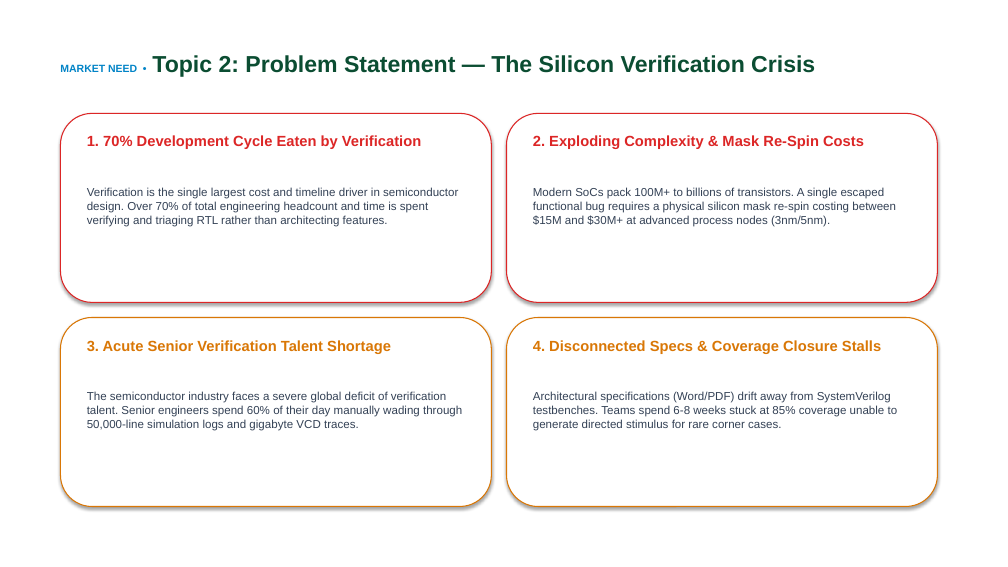
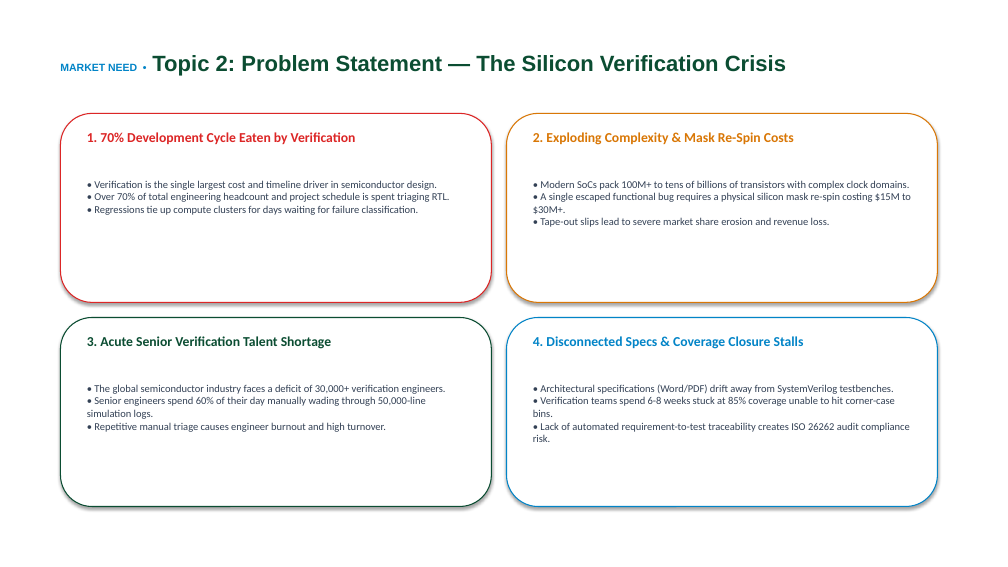
Before and after one commit to KITTUV03/VeriSight, a slide deck: slide 4 of VeriSight_Investor_Presentation.pptx. Drawn at 1008x567 pixels with LibreOffice and Linux fonts; fonts in the diff are those of the drawing; background and template pictures are left out. Boxes give left, top, right and bottom in pixels: in the first picture for what was removed or moved away, otherwise in the second. Text is boxed around its words. In the diff, an @@ line names an element or a change of style, - is before the commit and + after.

```diff
--- a/VeriSight_Investor_Presentation.pptx
+++ b/VeriSight_Investor_Presentation.pptx
@@ text "MARKET NEED • Topic 2: ..." at box(60, 55, 786, 76): size 22 to 21 pt in "Topic 2: Problem Statement — The Silicon ..." @@
@@ rounded rectangle at box(507, 113, 938, 302): outline #DC2626 1 pt to #D97706 1 pt @@
@@ text at box(87, 132, 356, 144): size 14 to 13 pt, font Arial to Calibri in "1. 70% Development Cycle Eaten by Verification" @@
@@ text at box(533, 132, 794, 145): size 14 to 13 pt, font Arial to Calibri, text colour #DC2626 to #D97706 in "2. Exploding Complexity & Mask Re-Spin Costs" @@
@@ text at box(94, 180, 450, 215): text changed; size 11 to 10 pt; font Arial to Calibri @@
-Verification is the single largest cost and timeline driver in semiconductor design. Over 70% of total engineering headcount and time is spent verifying and triaging RTL rather than architecting features.
+• Verification is the single largest cost and timeline driver in semiconductor design.
+• Over 70% of total engineering headcount and project schedule is spent triaging RTL.
+• Regressions tie up compute clusters for days waiting for failure classification.
@@ text at box(533, 180, 911, 227): text changed; size 11 to 10 pt; font Arial to Calibri @@
-Modern SoCs pack 100M+ to billions of transistors. A single escaped functional bug requires a physical silicon mask re-spin costing between $15M and $30M+ at advanced process nodes (3nm/5nm).
+• Modern SoCs pack 100M+ to tens of billions of transistors with complex clock domains.
+• A single escaped functional bug requires a physical silicon mask re-spin costing $15M to $30M+.
+• Tape-out slips lead to severe market share erosion and revenue loss.
@@ rounded rectangle at box(60, 318, 492, 507): outline #D97706 1 pt to #0B4D32 1 pt @@
@@ rounded rectangle at box(507, 318, 938, 507): outline #D97706 1 pt to #0284C7 1 pt @@
@@ text at box(87, 336, 331, 349): size 14 to 13 pt, font Arial to Calibri, text colour #D97706 to #0B4D32 in "3. Acute Senior Verification Talent Shortage" @@
@@ text at box(533, 336, 804, 349): size 14 to 13 pt, font Arial to Calibri, text colour #D97706 to #0284C7 in "4. Disconnected Specs & Coverage Closure Stalls" @@
@@ text at box(87, 384, 446, 432): text changed; size 11 to 10 pt; font Arial to Calibri @@
-The semiconductor industry faces a severe global deficit of verification talent. Senior engineers spend 60% of their day manually wading through 50,000-line simulation logs and gigabyte VCD traces.
+• The global semiconductor industry faces a deficit of 30,000+ verification engineers.
+• Senior engineers spend 60% of their day manually wading through 50,000-line simulation logs.
+• Repetitive manual triage causes engineer burnout and high turnover.
@@ text at box(533, 384, 910, 442): text changed; size 11 to 10 pt; font Arial to Calibri @@
-Architectural specifications (Word/PDF) drift away from SystemVerilog testbenches. Teams spend 6-8 weeks stuck at 85% coverage unable to generate directed stimulus for rare corner cases.
+• Architectural specifications (Word/PDF) drift away from SystemVerilog testbenches.
+• Verification teams spend 6-8 weeks stuck at 85% coverage unable to hit corner-case bins.
+• Lack of automated requirement-to-test traceability creates ISO 26262 audit compliance risk.
```
Also in this commit, not shown: 19 other slides changed, 2 slides added, 2 slides removed, 2 other files.
